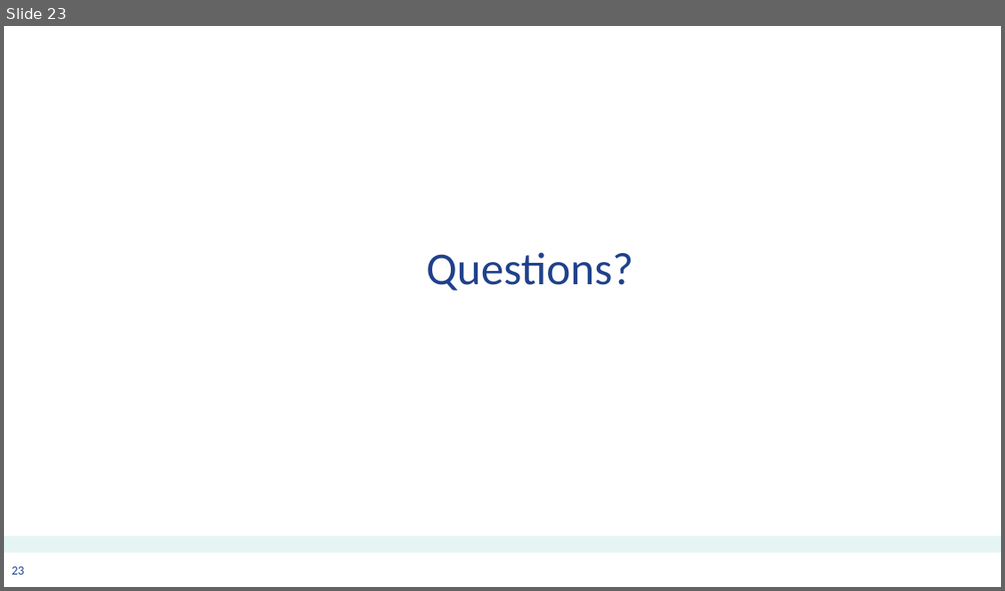
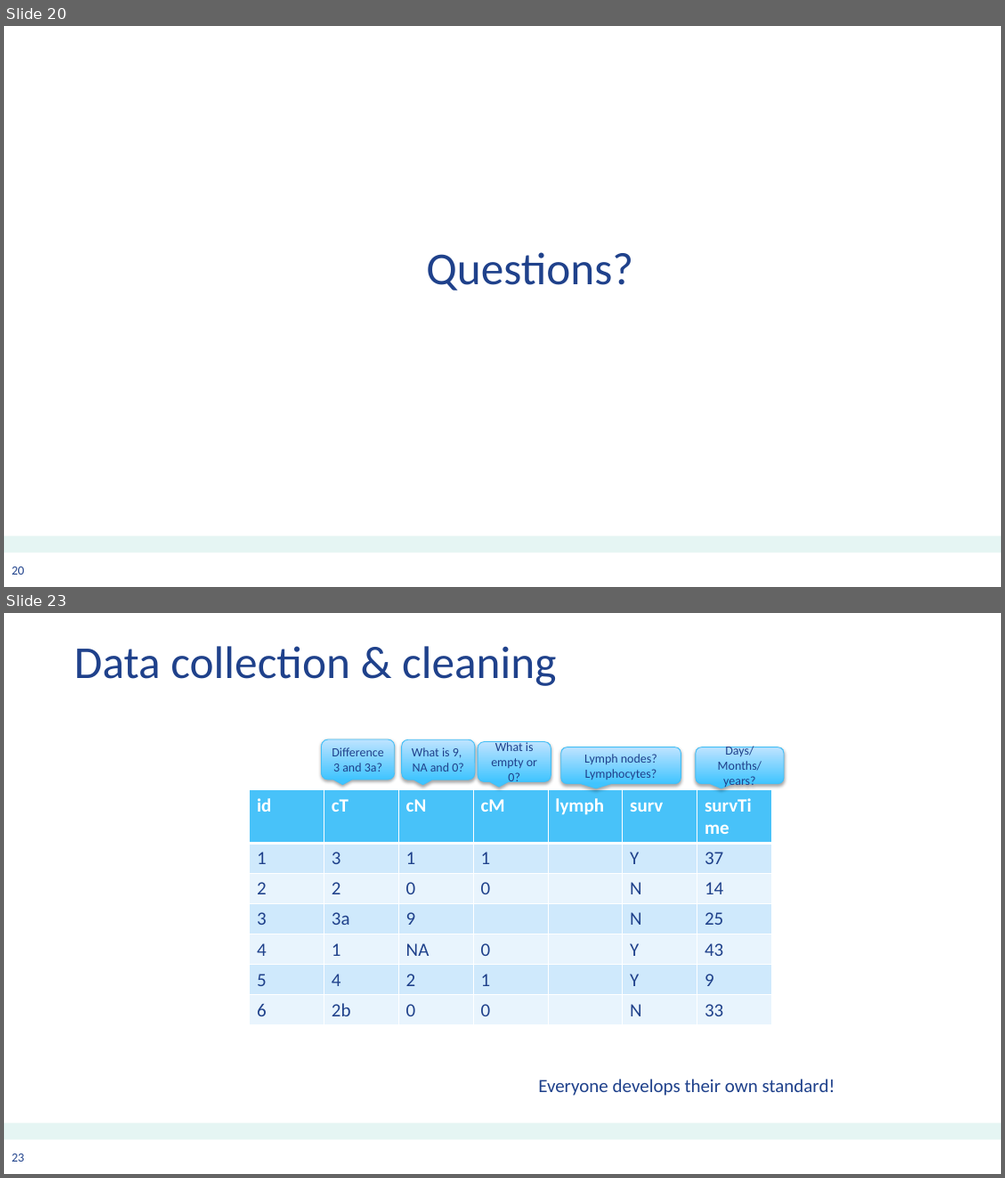
Before and after one commit to jvsoest/PHT_on_FHIR_demo, a slide deck: 20181108_PHT_Intro_AC.pptx. Shown one above the other, each under a label of ours: slide 23 before the commit, slides 20 and 23 after it; the slides between them are not shown. The pictures are 1005x591 and 1005x1178 pixels, drawn with LibreOffice and Linux fonts; fonts in the diff are those of the drawing; background and template pictures are left out. Boxes give left, top, right and bottom in pixels: in the first picture for what was removed or moved away, otherwise in the second. Text is boxed around its words. In the diff, an @@ line names an element or a change of style, - is before the commit and + after.

```diff
--- a/20181108_PHT_Intro_AC.pptx
+++ b/20181108_PHT_Intro_AC.pptx
@@ slide 23 added at [4, 613, 1001, 1174], background #FFFFFF; not listed: 2 template elements that a slide beside it also shows @@
@@ title added at [74, 646, 556, 686], 44 pt, text #1F418B @@
+Data collection & cleaning
@@ rounded speech box added at [321, 739, 395, 779], fill gradient #42C4FF to #BEE4FF, outline #42BFF8 0.75 pt, 12 pt, text #1F418B @@
+Difference 3 and 3a?
@@ rounded speech box added at [402, 739, 475, 779], fill gradient #42C4FF to #BEE4FF, outline #42BFF8 0.75 pt, 12 pt, text #1F418B @@
+What is 9, NA and 0?
@@ rounded speech box added at [478, 742, 551, 782], fill gradient #42C4FF to #BEE4FF, outline #42BFF8 0.75 pt, 12 pt, text #1F418B @@
+What is empty or 0?
@@ rounded speech box added at [561, 747, 680, 784], fill gradient #42C4FF to #BEE4FF, outline #42BFF8 0.75 pt, 12 pt, text #1F418B @@
+Lymph nodes?
+Lymphocytes?
@@ rounded speech box added at [696, 747, 784, 784], fill gradient #42C4FF to #BEE4FF, outline #42BFF8 0.75 pt, 12 pt, text #1F418B @@
+Days/Months/years?
@@ table added at [250, 790, 773, 1024], 7 rows, 7 columns @@
+id | cT | cN | cM | lymph | surv | survTime
+1 | 3 | 1 | 1 |  | Y | 37
+2 | 2 | 0 | 0 |  | N | 14
+3 | 3a | 9 |  |  | N | 25
+4 | 1 | NA | 0 |  | Y | 43
+5 | 4 | 2 | 1 |  | Y | 9
+6 | 2b | 0 | 0 |  | N | 33
@@ text added at [538, 1078, 835, 1095], 18 pt, text #1F418B @@
+Everyone develops their own standard!
@@ what was slide 23 is now slide 20 @@
@@ page number at [12, 566, 24, 574]: text changed @@
-23
+20
```
Also in this commit, not shown: 23 other slides added, 10 slides removed.
